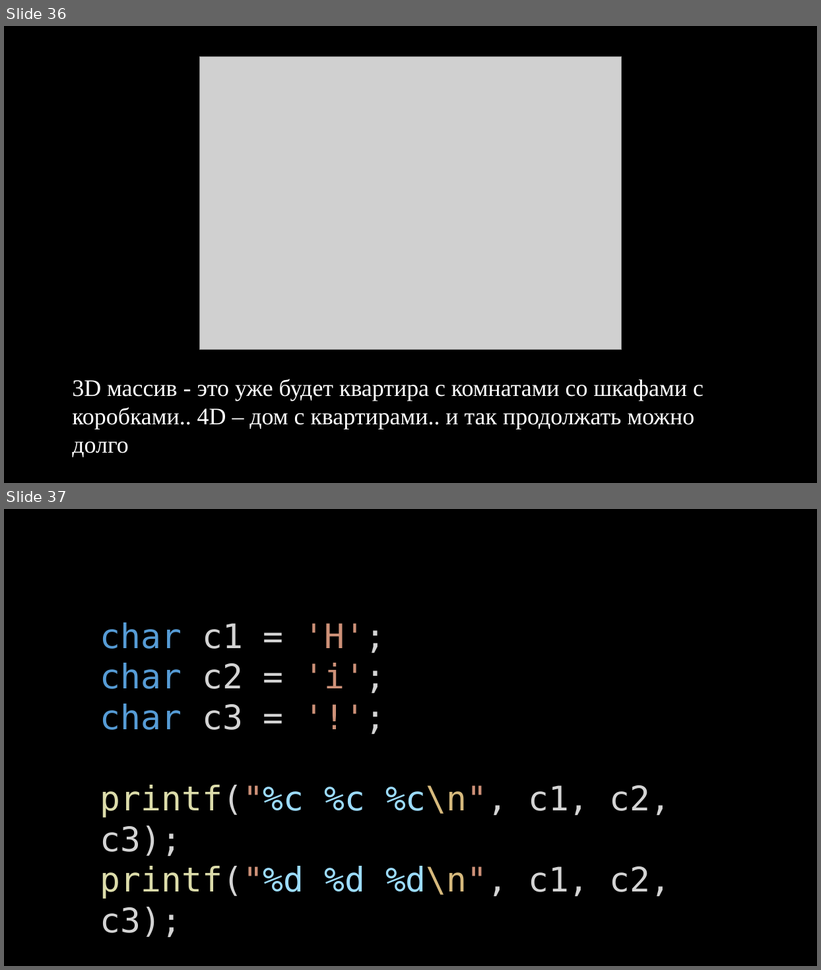
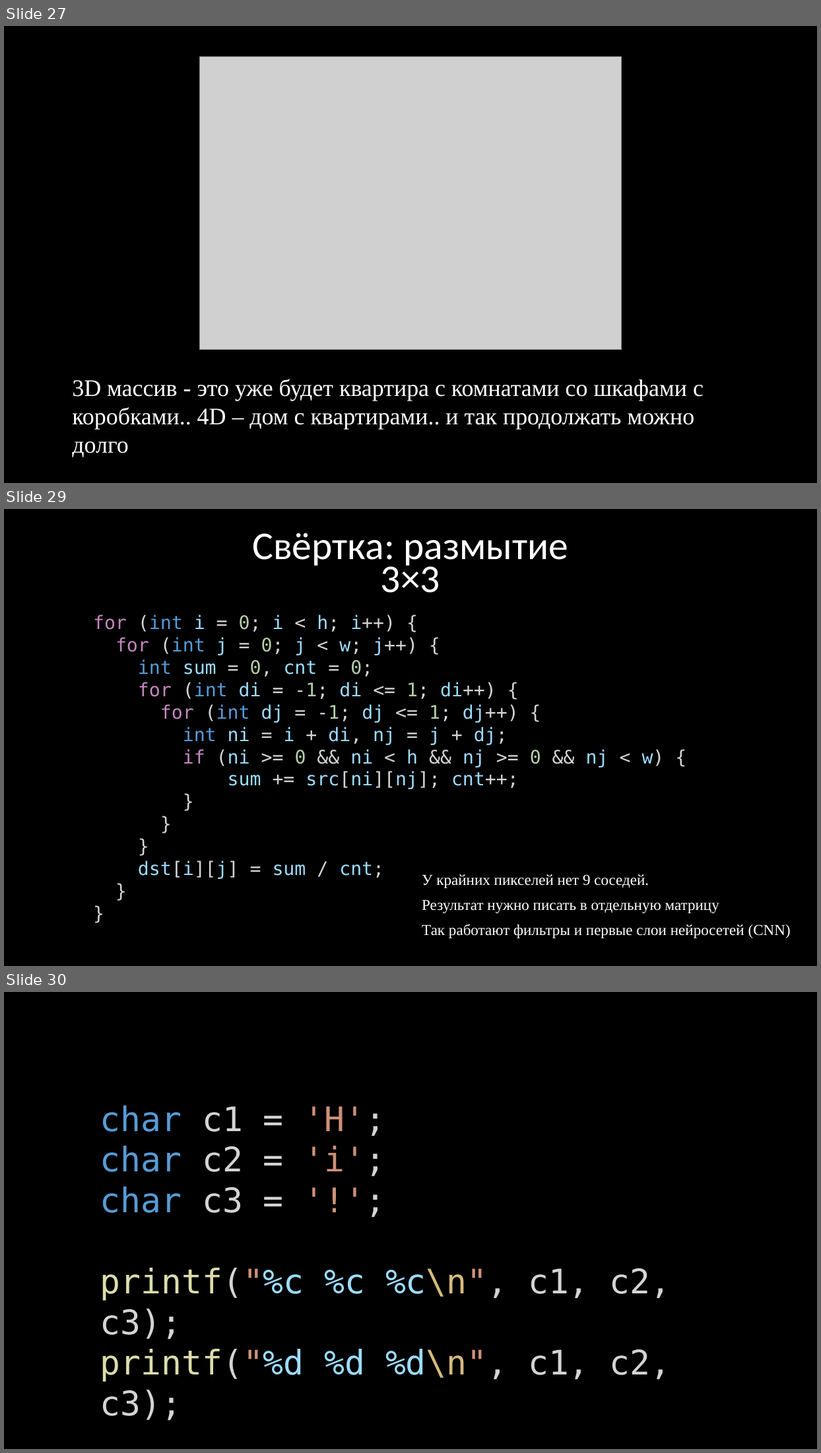
Before and after one commit to kruffka/C-Programming, a slide deck: 5_arrays/5_arrays.pptx. Shown one above the other, each under a label of ours: slides 36 and 37 before the commit, slides 27, 29 and 30 after it; the slides between them are not shown. The pictures are 821x970 and 821x1453 pixels, drawn with LibreOffice and Linux fonts; fonts in the diff are those of the drawing; grey boxes stand for pictures. Boxes give left, top, right and bottom in pixels: in the first picture for what was removed or moved away, otherwise in the second. Text is boxed around its words. In the diff, an @@ line names an element or a change of style, - is before the commit and + after.

```diff
--- a/5_arrays/5_arrays.pptx
+++ b/5_arrays/5_arrays.pptx
@@ slide 29 added at [4, 509, 817, 966], background #000000 @@
@@ text added at [252, 533, 568, 593], 46.5 pt, text #FFFFFF @@
+Свёртка: размытие 3×3
@@ text added at [93, 615, 665, 879], 22 pt, text #D4D4D4 @@
+for (int i = 0; i < h; i++) {
+for (int j = 0; j < w; j++) {
+int sum = 0, cnt = 0;
+for (int di = -1; di <= 1; di++) {
+for (int dj = -1; dj <= 1; dj++) {
+int ni = i + di, nj = j + dj;
+if (ni >= 0 && ni < h && nj >= 0 && nj < w) {
+sum += src[ni][nj]; cnt++;
+}
+}
+}
+dst[i][j] = sum / cnt;
+}
+}
@@ text added at [422, 875, 791, 939], 18 pt, text #FFFFFF @@
+У крайних пикселей нет 9 соседей.
+Результат нужно писать в отдельную матрицу
+Так работают фильтры и первые слои нейросетей (CNN)
@@ what was slide 36 is now slide 27 @@
@@ what was slide 37 is now slide 30 @@
```
Also in this commit, not shown: 9 slides changed, 14 other slides added, 3 slides removed, 20 other files.
